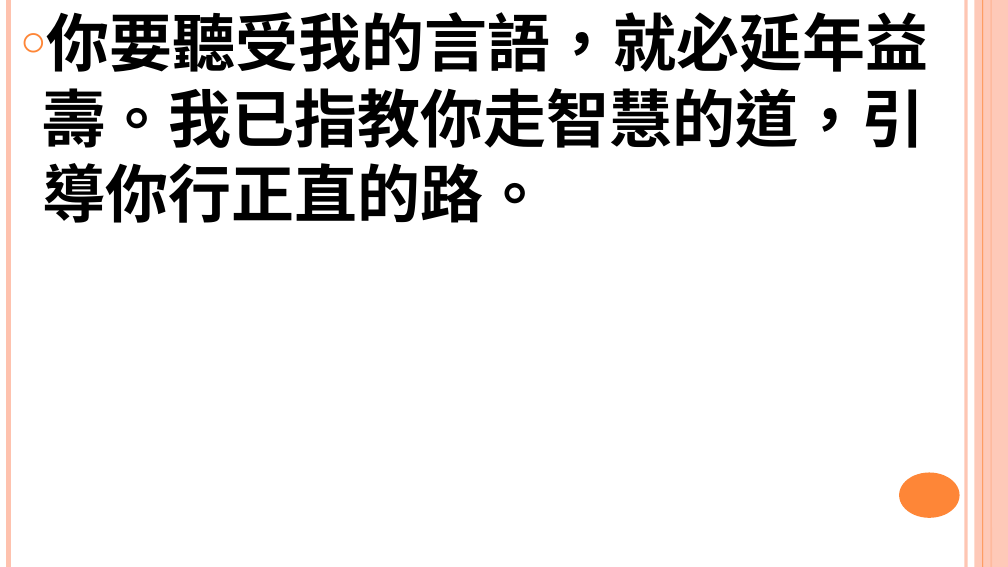
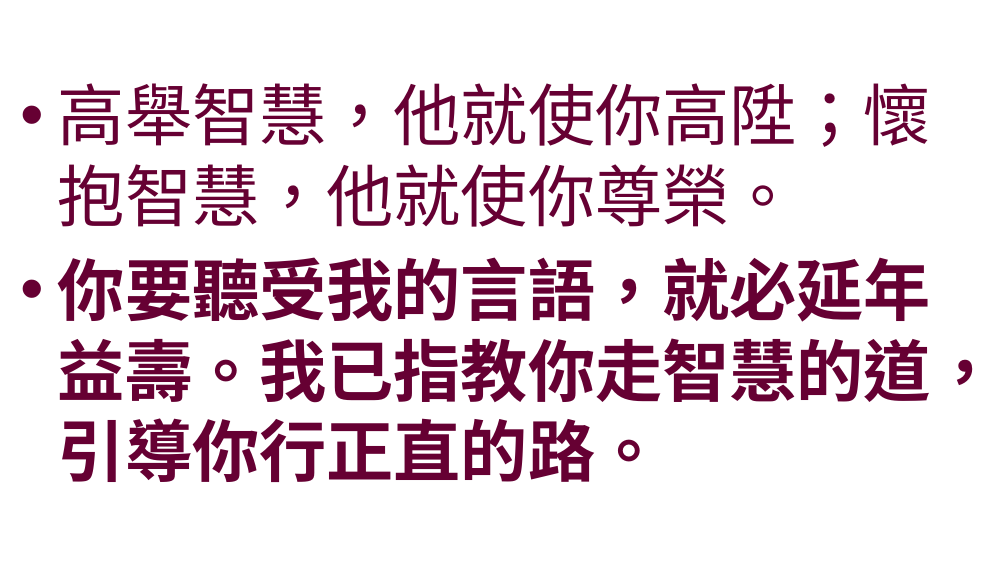
Before and after one commit to batisuoc/worship-resources, a slide deck: slide 6 of 49智慧之言.pptx (slide 7 before the commit). Drawn at 1008x567 pixels with LibreOffice and Linux fonts; fonts in the diff are those of the drawing; background and template pictures are left out. Boxes give left, top, right and bottom in pixels: in the first picture for what was removed or moved away, otherwise in the second. Text is boxed around its words. In the diff, an @@ line names an element or a change of style, - is before the commit and + after.

```diff
--- a/49智慧之言.pptx
+++ b/49智慧之言.pptx
@@ line removed from (8, 0) to (8, 567) @@
@@ text "高舉智慧，他就使你高陞；懷抱智慧，他就使你尊榮。" at [58, 83, 998, 482]: vertical alignment top to middle @@
@@ line removed from (966, 0) to (966, 567) @@
@@ rectangle removed at [975, 0, 1008, 567] @@
@@ line removed from (983, 0) to (983, 567) @@
@@ line removed from (991, 0) to (991, 567) @@
@@ text at [58, 83, 931, 227]: paragraph added @@
+• 高舉智慧，他就使你高陞；懷抱智慧，他就使你尊榮。
@@ text at [58, 257, 998, 482]: size 60 to 64 pt, text colour #000000 to #660033 in "你要聽受我的言語，就必延年益壽。我已指教你走智慧的道，引導你行正直的路。"; bullet ○ to •; more space between paragraphs @@
@@ ellipse removed at [899, 473, 960, 518] @@
```
Also in this commit, not shown: 5 other slides changed, 1 slide removed.
